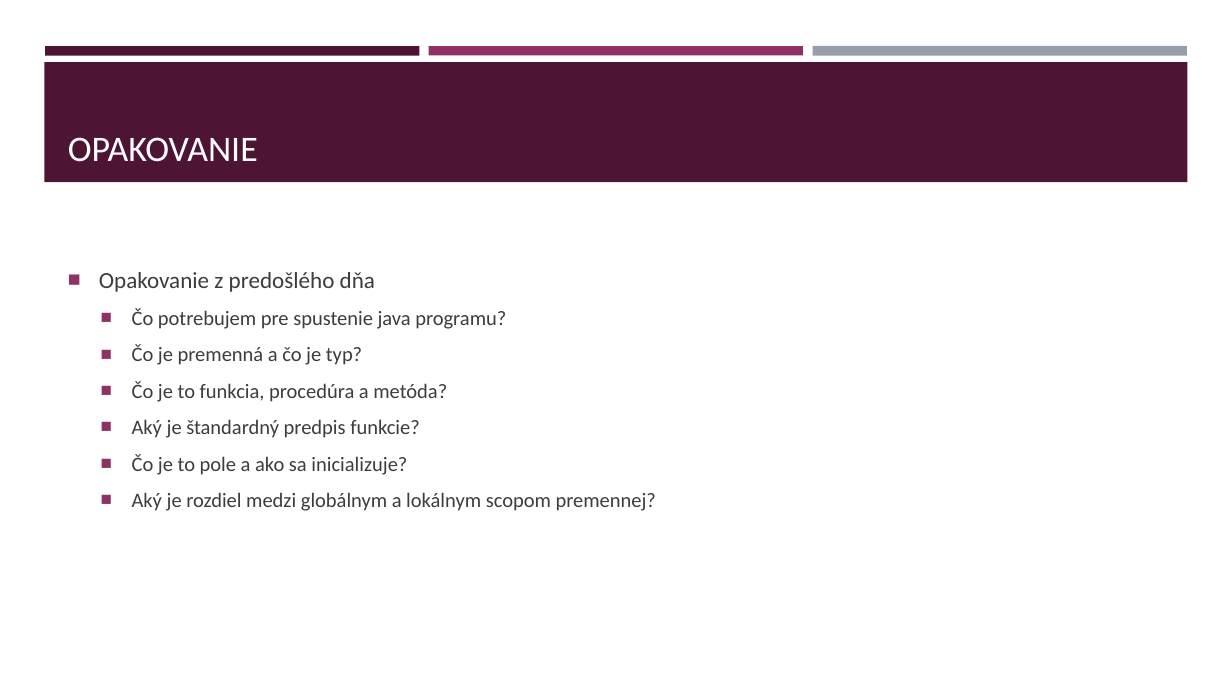
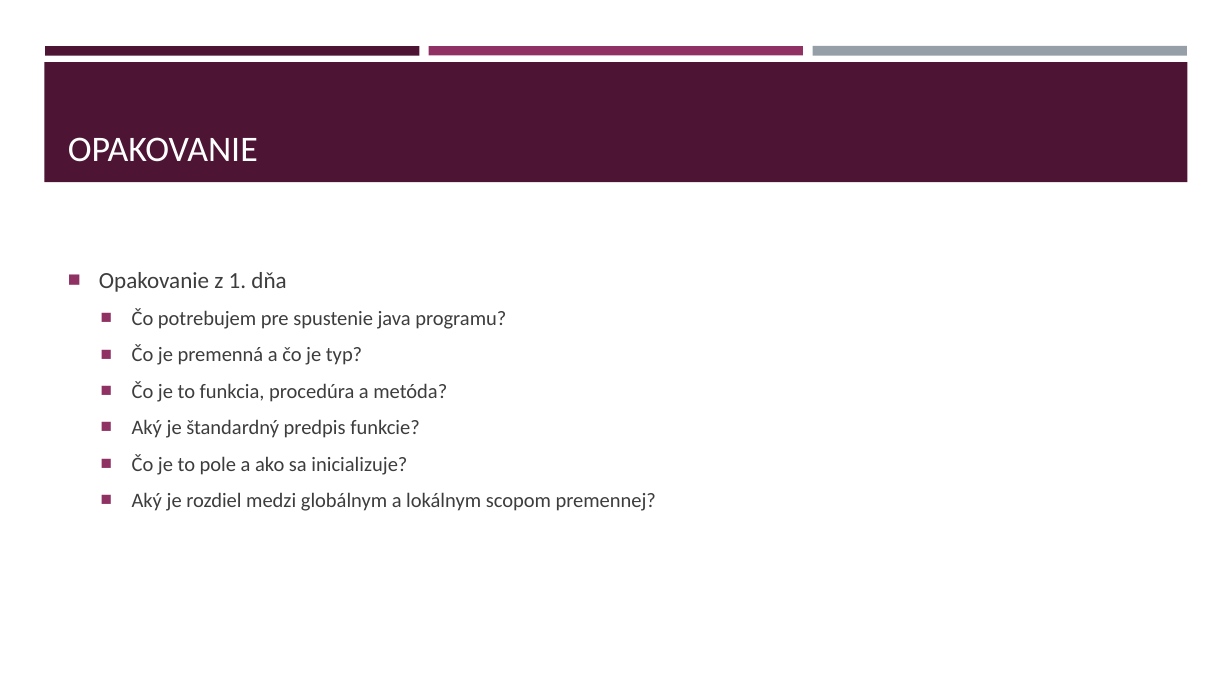
Before and after one commit to gasparv/java-class-basics, a slide deck: slide 68 of JavaZaklady-skolenie.pptx (slide 75 before the commit). Drawn at 1232x693 pixels with LibreOffice and Linux fonts; fonts in the diff are those of the drawing. Boxes give left, top, right and bottom in pixels: in the first picture for what was removed or moved away, otherwise in the second. Text is boxed around its words. In the diff, an @@ line names an element or a change of style, - is before the commit and + after.

```diff
--- a/JavaZaklady-skolenie.pptx
+++ b/JavaZaklady-skolenie.pptx
@@ text at [99, 272, 286, 292]: text changed @@
-■ Opakovanie z predošlého dňa
+■ Opakovanie z 1. dňa
```
Also in this commit, not shown: 7 other slides changed, 11 slides added.
